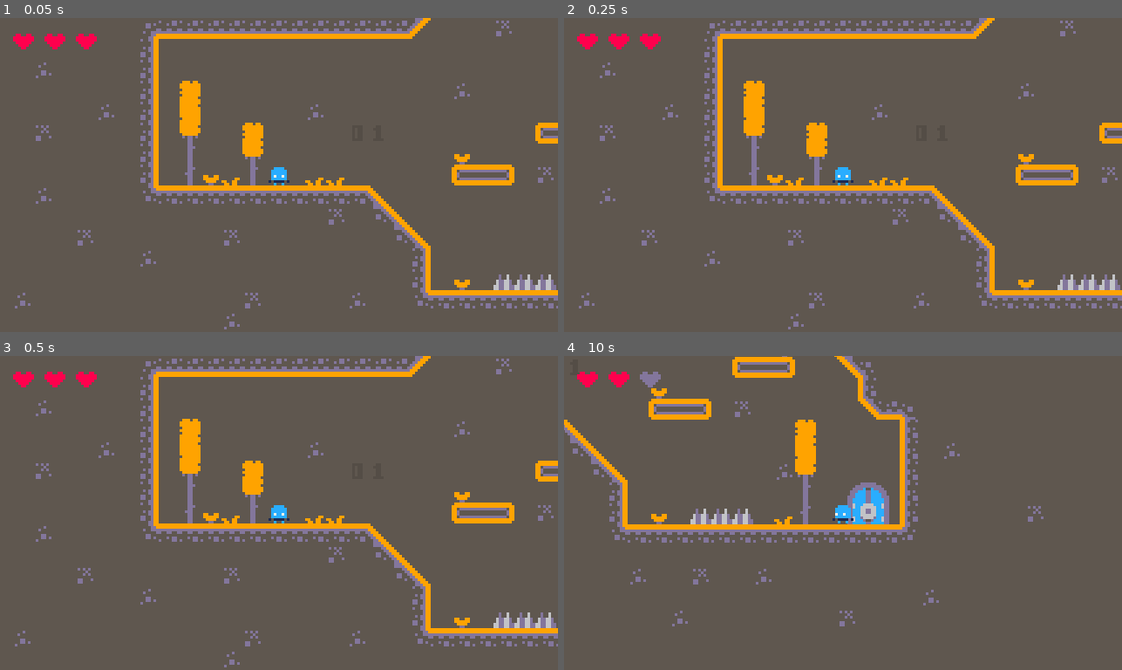
Above: before the commit, frames 1-4 (two rows, left to right).
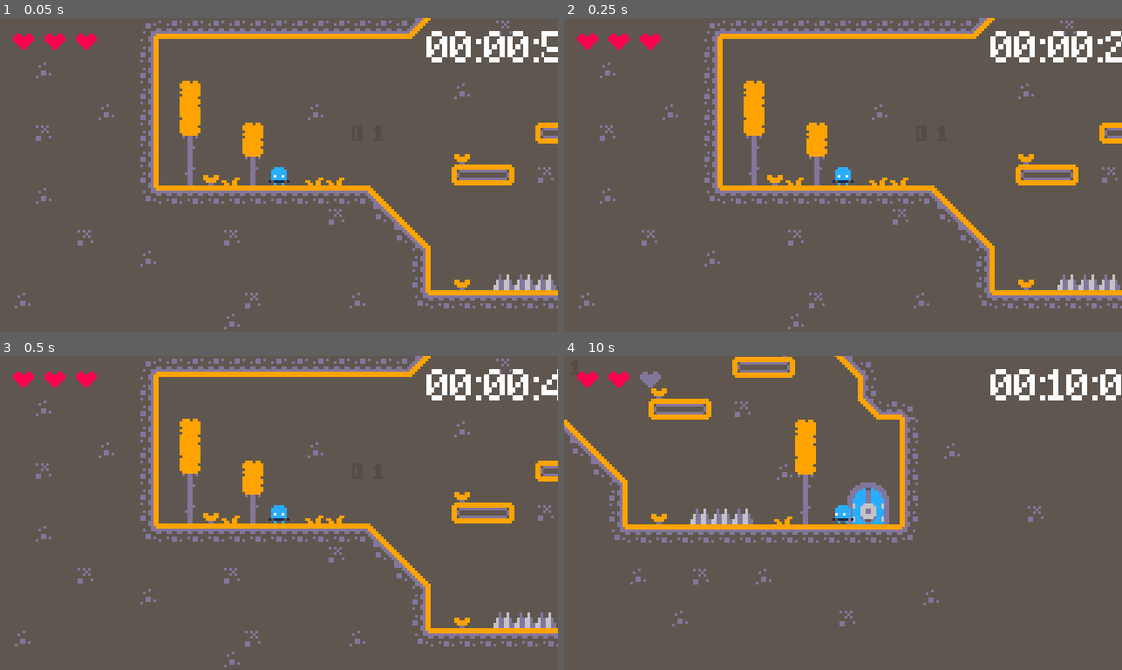
Above: after the commit, the same moments.

Repository: GreenM4x/rng_godot_game
Game: Godot game, scene res://Sceanes/Level/level_1.tscn
Same seed, same stepped clock (60 frames per second), same inputs: the game is played once before the commit and once after it.
Inputs:
- Up to frame 1 (0.05 s): no input
- Up to frame 2 (0.25 s): no input
- Up to frame 3 (0.5 s): no input
- Up to frame 4 (10 s): hold D (move_right) 0.53-2.03 s; tap W (jump) at 0.77, 1.52, 3.02, 3.77, 4.52, 6.02, 6.77, 7.52, 9.02, 9.77 s; hold A (move_left) 2.03-2.78 s; hold D (move_right) 2.78-4.28 s; hold A (move_left) 4.28-5.03 s; hold D (move_right) 5.03-5.78 s; hold A (move_left) 5.78-7.28 s; hold D (move_right) 7.28-9.53 s; hold A (move_left) from 9.53 s (still down)

The runs differ from the first frame. In frame 1, 1.1% of the frame differs, in the area x 76-100%, y 4-15%; in frame 2, 1.1%; in frame 3, 1.0%; in frame 4, 1.1%.

Commit message:
Add timer HUD and font to player scene
Introduced a new 'Counter' label to the player HUD displaying elapsed time, using the Minecraft.ttf font. Updated player.gd to track and update the timer, and connected the Timer node's timeout signal. Also removed unused Tilesheet.txt and adjusted rendering settings for texture filtering.

Diff:
--- a/Sceanes/Level/level_2.tscn
+++ b/Sceanes/Level/level_2.tscn
@@ -269,7 +269,7 @@
 [node name="Details" type="TileMapLayer" parent="Layers"]
 z_index = -1
 texture_filter = 1
-tile_map_data = PackedByteArray("AAAIAP//AAAFAAQAAAACAP//AAA …(256 unchanged characters)… BAAAAAAAEAPD/AAABAAEAAAAEAPH/AAABAAIAAAAGAPL/AAAFAAQAAAAIAO7/AAAFAAUAAAAQAPv/AAAFAAUAAAAWAPv/AAA …(219 unchanged characters)…
+tile_map_data = PackedByteArray("AAAIAP//AAAFAAQAAAACAP//AAA …(256 unchanged characters)… BAAAAAAAEAPD/AAABAAEAAAAEAPH/AAABAAIAAAAIAO7/AAAFAAUAAAAQAPv/AAAFAAUAAAAWAPv/AAA …(219 unchanged characters)…
 tile_set = SubResource("TileSet_b4ynp")
 
 [node name="Enemie" type="TileMapLayer" parent="Layers"]
--- a/Sceanes/player.tscn
+++ b/Sceanes/player.tscn
@@ -1,7 +1,8 @@
-[gd_scene load_steps=12 format=3 uid="uid://dlvvxp17d3u6g"]
+[gd_scene load_steps=13 format=3 uid="uid://dlvvxp17d3u6g"]
 
 [ext_resource type="Script" uid="uid://dijw0rib7myyn" path="res://Scripts/player.gd" id="1_rcu0a"]
 [ext_resource type="Texture2D" uid="uid://d1l5p8o4aci03" path="res://Assets/Transparent/Tilemap/tilemap_packed.png" id="1_wnxct"]
+[ext_resource type="FontFile" uid="uid://d2g3ybpvbnjtd" path="res://Assets/Fonts/Minecraft.ttf" id="3_5y3eo"]
 
 [sub_resource type="AtlasTexture" id="AtlasTexture_rcu0a"]
 atlas = ExtResource("1_wnxct")
@@ -185,8 +186,18 @@
 offset_right = 61.0
 offset_bottom = 13.0
 
+[node name="Counter" type="Label" parent="HUD/Control"]
+layout_mode = 0
+offset_left = 163.33333
+offset_top = 4.666667
+offset_right = 225.33333
+offset_bottom = 20.666668
+theme_override_colors/font_color = Color(1, 1, 1, 1)
+theme_override_fonts/font = ExtResource("3_5y3eo")
+theme_override_font_sizes/font_size = 16
+text = "00:00:00"
+
 [node name="Timer" type="Timer" parent="."]
-wait_time = 0.1
 
 [node name="JumpTimeBuffer" type="Timer" parent="."]
 wait_time = 0.05
@@ -202,3 +213,4 @@
 }
 
 [connection signal="body_entered" from="Area2D" to="." method="_on_area_2d_body_entered"]
+[connection signal="timeout" from="Timer" to="." method="_on_timer_timeout"]
--- a/Scripts/player.gd
+++ b/Scripts/player.gd
@@ -9,12 +9,12 @@
 @export var down_gravity_factor: float = 1.5
 @export var health: int = 3
 
-
 @onready var animation: AnimatedSprite2D = $AnimatedSprite2D
 @onready var animation_player: AnimationPlayer = $AnimationPlayer
 @onready var h_container: HBoxContainer = $HUD/Control/HBoxContainer
 @onready var heart_sceane: PackedScene = preload("res://Sceanes/heart.tscn")
 @onready var spawnpoint: Node2D = $"../Spawnpoint"
+@onready var counter: Label = $HUD/Control/Counter
 
 #Timer
 @onready var jump_time_buffer: Timer = $JumpTimeBuffer
@@ -34,6 +34,8 @@
 var hearts_list: Array[TextureRect]
 var jumps_left: int
 
+var total_time: float = 0
+
 func _ready() -> void:
 	spawnIn()
 	jumps_left = jump_amout
@@ -49,6 +51,7 @@
 	handle_input()
 	handle_knockback(delta)
 	update_movement(delta)
+	update_timer(delta)
 	update_state()
 	update_animation()
 	move_and_slide()
@@ -57,6 +60,8 @@
 func spawnIn() -> void:
 	current_health = health
 	global_position = spawnpoint.global_position
+	total_time = 0
+	timer.start()
 
 func handle_input() -> void:
 	if Input.is_action_just_pressed("jump"):
@@ -166,3 +171,13 @@
 	# and didn't use the coyote time jump, they lose that ground jump.
 	if jumps_left == jump_amout:
 		jumps_left -= 1
+
+
+func update_timer(delta: float) -> void:
+	total_time += delta
+
+	var minutes = int(total_time / 60)
+	var seconds = int(total_time) % 60
+	var milliseconds = int((total_time - int(total_time)) * 1000)
+
+	counter.text = "%02d:%02d:%02d" % [minutes, seconds, milliseconds]
--- a/project.godot
+++ b/project.godot
@@ -56,3 +56,7 @@
 2d_physics/layer_4="Door"
 2d_physics/layer_5="Collectable"
 2d_physics/layer_6="World"
+
+[rendering]
+
+textures/canvas_textures/default_texture_filter=0
Binary file added: Assets/Fonts/Minecraft.ttf
Not shown, added: Assets/Fonts/Minecraft.ttf.import
Not shown, removed: Assets/Transparent/Tilesheet.txt
